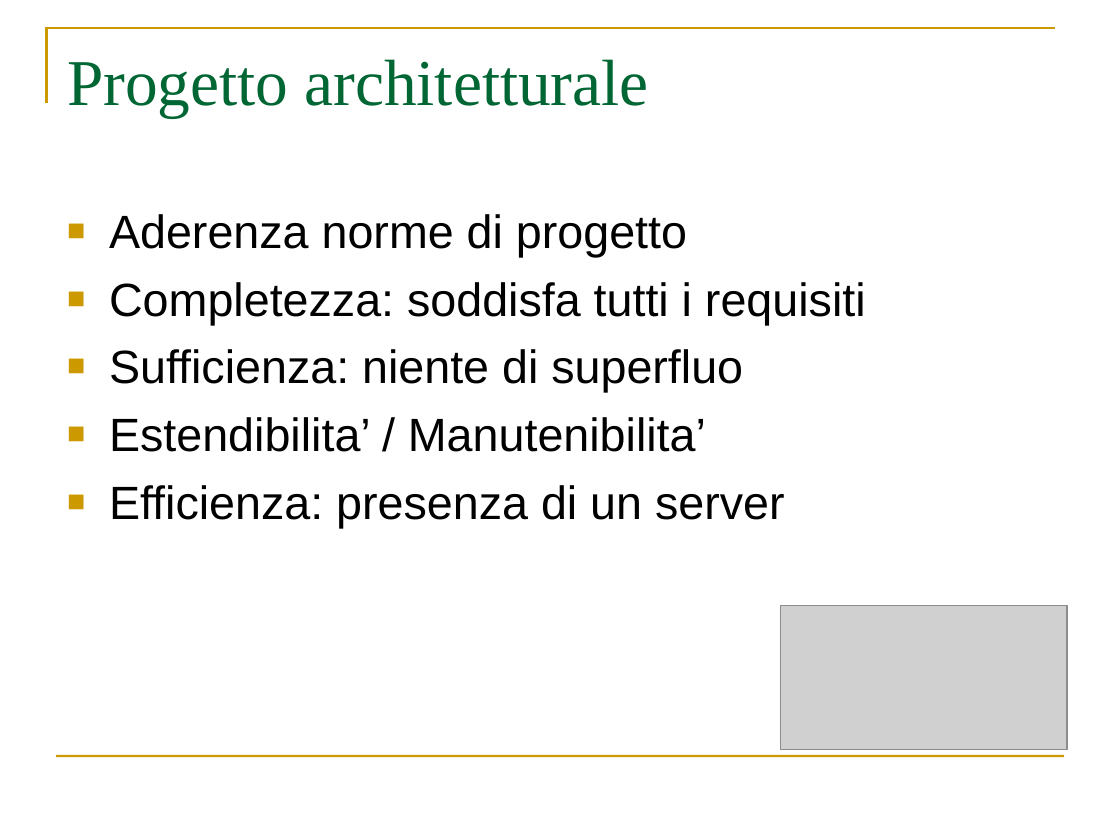
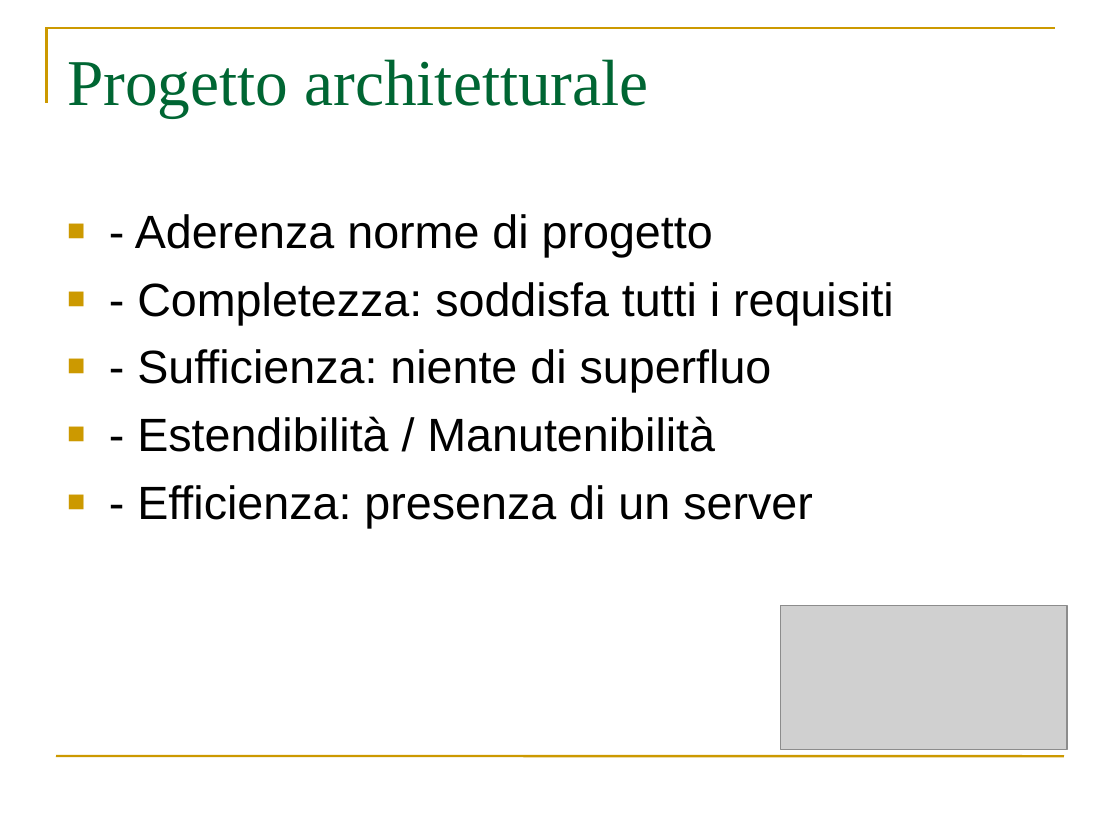
Before and after one commit to webshape/ajaxdraw, a slide deck: slide 38 of doc/PresentazioneRR/PresentazioneRR.ppt. Drawn at 1120x840 pixels with LibreOffice and Linux fonts; fonts in the diff are those of the drawing; grey boxes stand for pictures. Boxes give left, top, right and bottom in pixels: in the first picture for what was removed or moved away, otherwise in the second. Text is boxed around its words. In the diff, an @@ line names an element or a change of style, - is before the commit and + after.

```diff
--- a/doc/PresentazioneRR/PresentazioneRR.ppt
+++ b/doc/PresentazioneRR/PresentazioneRR.ppt
@@ text at bbox=[135, 214, 894, 528]: text changed @@
-■ Aderenza norme di progetto
-■ Completezza: soddisfa tutti i requisiti
-■ Sufficienza: niente di superfluo
-■ Estendibilita’ / Manutenibilita’
-■ Efficienza: presenza di un server
+■ - Aderenza norme di progetto
+■ - Completezza: soddisfa tutti i requisiti
+■ - Sufficienza: niente di superfluo
+■ - Estendibilità / Manutenibilità
+■ - Efficienza: presenza di un server
```
Also in this commit, not shown: 19 other slides changed, 1 other file.
